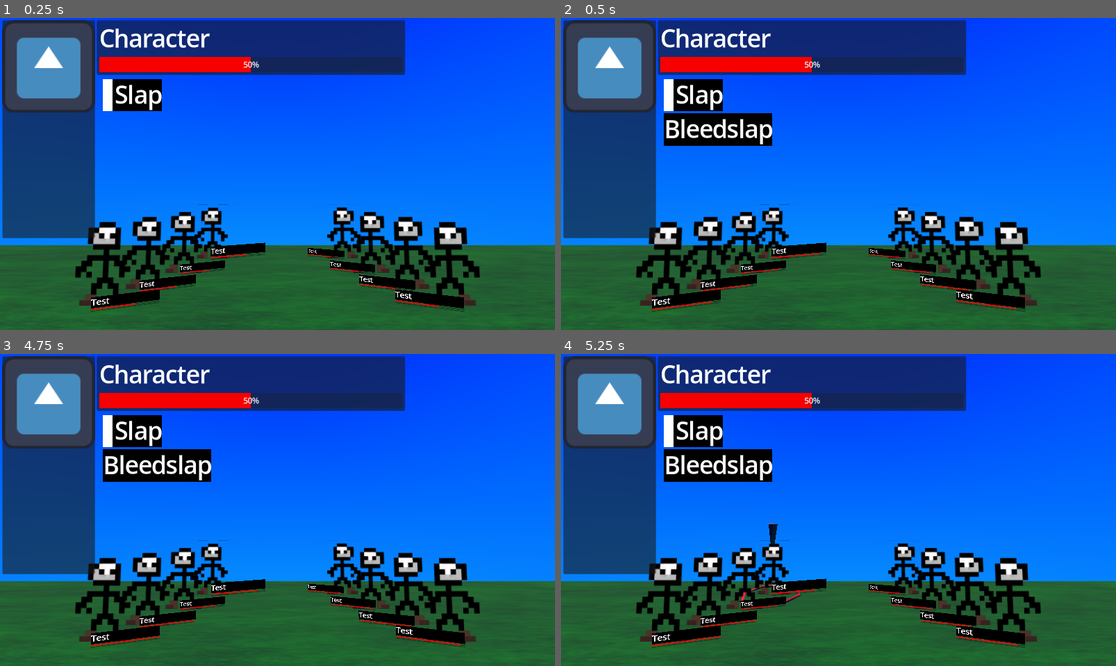
Above: before the commit, frames 1-4 (two rows, left to right).
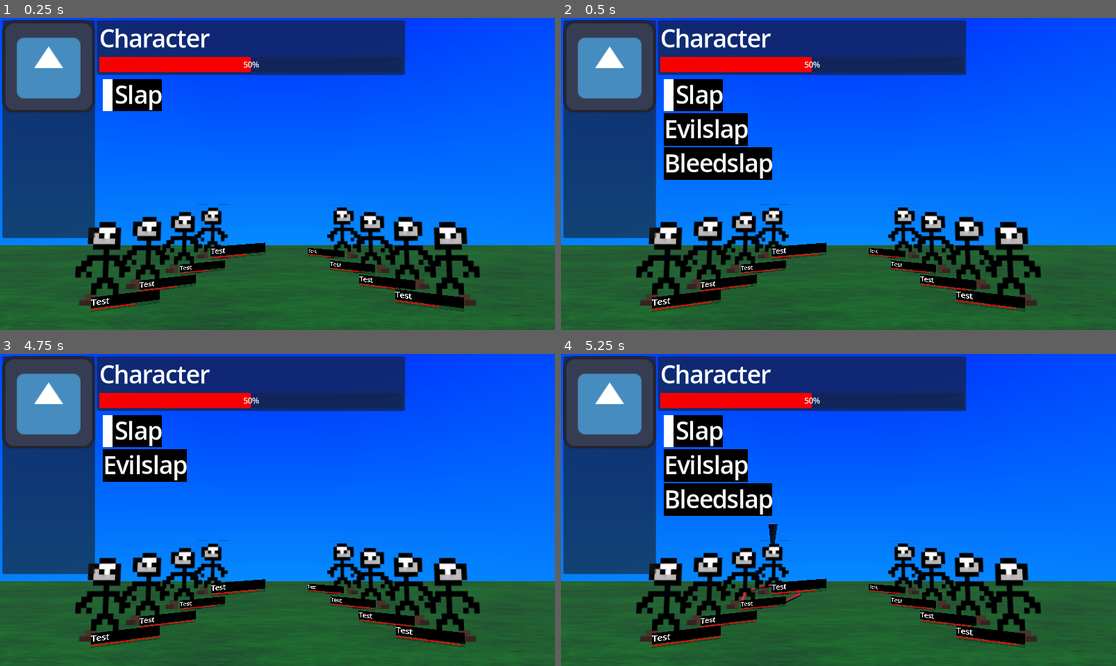
Above: after the commit, the same moments.

Repository: izzyn/MultiplayerCombatDemo
Game: Godot game, scene res://main.tscn
The game is run twice, just before and just after one commit, with the same random seed, the same clock (stepped at 60 frames per second) and the same inputs. The engine's default icon, where the game draws it, is replaced by a stand-in: a white triangle on a blue panel in a dark square.
Inputs:
- Up to frame 1 (0.25 s): no input
- Up to frame 2 (0.5 s): no input
- Up to frame 3 (4.75 s): tap Enter (Confirm) at 0.5, 1.35, 2.85, 3.5, 4.35 s; hold Down (NavigateUp) 0.53-1.28 s; hold Enter (Confirm) 0.53-1.28 s; hold Up (NavigateDown) 1.28-2.03 s; hold Enter (Confirm) 2.03-2.78 s; hold Down (NavigateUp) 2.03-3.53 s; hold Enter (Confirm) 3.53-4.28 s; hold Up (NavigateDown) from 3.53 s (still down)
- Up to frame 4 (5.25 s): keep holding Up (NavigateDown); hold Enter (Confirm) from 5.03 s (still down)

Frame 1 is identical in both runs. In frame 2, 3.0% of the frame differs, in the area x 18-39%, y 30-52%; in frame 3, 0.9%; in frame 4, 3.0%.

Commit message:
Statuses are dilly dally

Diff:
--- a/CharacterSprite.gd
+++ b/CharacterSprite.gd
@@ -44,7 +44,6 @@
 pass
 
 func attack_target_defocused():
-	print("Defocused")
 	moving_selection.visible = false
 	pass
 
@@ -61,7 +60,6 @@
 	pass
 
 func character_selected():
-	print("Selected")
 	get_node("UI/AnimationPlayer").play("Scale")
 	var attack_ui = get_node("Node/SubViewport/VBoxContainer/Attacks")
 	var ui_info = get_parent().get_parent().get_node("CanvasLayer/CharacterInfo")
@@ -69,7 +67,7 @@
 	for attack in range(character_agent.data.attack_ids.size()):
 			var instance = preload("res://UI/attack_button.tscn").instantiate()
 			instance.visible = false
-			instance.get_node("HBoxContainer/Attack_Name").text = GlobalData.attacks[character_agent.data.attack_ids[attack]].name
+			instance.get_node("HBoxContainer/Attack_Name").text = GlobalData.fetch_attack(character_agent.data.attack_ids[attack]).name
 			instance.actual_index = attack
 			if attack == 0:
 				instance.get_node("HBoxContainer/ColorRect").visible = true
--- a/CombatInputHandler.gd
+++ b/CombatInputHandler.gd
@@ -68,7 +68,7 @@
 				attack_index = 0
 			else:
 				attack_index += 1
-			focused_attack = GlobalData.attacks[selected_character.data.attack_ids[attack_index]]
+			focused_attack = GlobalData.fetch_attack(selected_character.data.attack_ids[attack_index])
 	if event.is_action_pressed("NavigateDown"):
 		if selected_attack:
 			if target_index == 0:
@@ -81,7 +81,7 @@
 				attack_index = selected_character.data.attack_ids.size()-1
 			else:
 				attack_index -= 1
-			focused_attack = GlobalData.attacks[selected_character.data.attack_ids[attack_index]]
+			focused_attack = GlobalData.fetch_attack(selected_character.data.attack_ids[attack_index])
 	if event.is_action_pressed("Confirm"):
 		if selected_attack:
 			if selected_attack.hits_all:
@@ -108,7 +108,6 @@
 				possible_targets = selected_attack.target_filter.eval(inputting_character, all_characters)
 			else:
 				possible_targets = all_characters.duplicate()
-			print(possible_targets.size())
 
 			if selected_attack.hits_all:
 				for i in possible_targets:
@@ -118,7 +117,6 @@
 			if possible_targets.size() == 0:
 				selected_attack = null
 				return
-			print(possible_targets.size())
 			focused_target = possible_targets[0]
 		else:
 			selected_character = focused_character
@@ -154,7 +152,7 @@
 	inputting_character = user
 	all_characters = characters
 	selected_character = user
-	focused_attack = GlobalData.attacks[user.data.attack_ids[0]]
+	focused_attack = GlobalData.fetch_attack(user.data.attack_ids[0])
 	var result = await input_sent
 	target_index = 0
 	attack_index = 0
--- a/Controllers/AIController.gd
+++ b/Controllers/AIController.gd
@@ -12,7 +12,7 @@
 	var rng = RandomNumberGenerator.new()
 	for attack_id in user.data.attack_ids:
 		var type_mult = 1
-		var attack = GlobalData.attacks[attack_id]
+		var attack = GlobalData.fetch_attack(attack_id)
 		if user.data.playstyle == user.data.Playstyle.Attack:
 			if attack.type == attack.Type.Attack:
 				type_mult = 2
--- a/Data/Effect/StatusGrantEffect.gd
+++ b/Data/Effect/StatusGrantEffect.gd
@@ -14,7 +14,11 @@
 func on_status_granted(target : CharacterAgent, caller, id : int):
 	if duration > 0:
 		var timer = CombatSimulator.create_turn_timeout(duration)
+		print("Binding")
+		print(id)
+
 		timer.timeout.connect(remove_status.bind(target, id))
+		timer.timeout.connect(print.bind("alala"))
 	target.data._statuses_changed.emit()
 	pass
 
@@ -24,7 +28,7 @@
 
 func enact(user : CharacterAgent, target : CharacterAgent, effectiveness : float):
 	var attack_id = Helper.get_uuid()
-	var status = GlobalData.statuses[status_id].duplicate_deep()
+	var status = GlobalData.fetch_status(status_id).duplicate_deep()
 	for t_status in target.data._statuses:
 		if t_status.id == status.id:
 			if status.stackable:
@@ -39,8 +43,9 @@
 	pass
 
 func remove_status(target : CharacterAgent, id : int):
+	print("Removing: ")
 	var found_status
-	var status = GlobalData.statuses[status_id]
+	var status = GlobalData.fetch_status(status_id)
 	for t_status in target.data._statuses:
 		if t_status.id == status.id:
 			found_status = t_status
--- a/Data/Filters/Filter.gd
+++ b/Data/Filters/Filter.gd
@@ -30,7 +30,6 @@
 	var data : Array[CharacterData] = []
 	for i in characters:
 		data.append(i.data)
-	print(agent_dict)
 	var actual = _data_eval(actor.data, data)
 	for i in actual:
 		result.append(agent_dict[i])
--- /dev/null
+++ b/Data/StatusEffects/StackSource.gd
@@ -0,0 +1,11 @@
+extends Resource
+
+var id : int
+
+var duration : int
+
+var duration_on_turn : int
+
+var duration_on_death : int
+
+var duration_on_hit : int
--- /dev/null
+++ b/Resources/Attacks/Bleedslap.tres
@@ -0,0 +1,19 @@
+[gd_resource type="Resource" script_class="AttackData" load_steps=8 format=3 uid="uid://b06efusxjsqqj"]
+
+[ext_resource type="Script" uid="uid://8pc3rvrfobyj" path="res://Data/secondary_effect.gd" id="1_ng3rc"]
+[ext_resource type="Script" uid="uid://chal40igpet32" path="res://Data/Effect/Effect.gd" id="2_e04ms"]
+[ext_resource type="Script" uid="uid://df3a3xyxvoio3" path="res://Data/Modifier.gd" id="3_2lpp3"]
+[ext_resource type="Script" uid="uid://dykhrjw5f14x0" path="res://Data/Effect/StatusGrantEffect.gd" id="3_e04ms"]
+[ext_resource type="Script" uid="uid://cvicm6h3smnkv" path="res://Data/ScaleFactor.gd" id="4_awel4"]
+[ext_resource type="Script" uid="uid://dev3bbs8234ul" path="res://AttackData.gd" id="5_8dbkp"]
+
+[sub_resource type="Resource" id="Resource_2lpp3"]
+script = ExtResource("3_e04ms")
+status_id = "Bleed"
+metadata/_custom_type_script = "uid://dykhrjw5f14x0"
+
+[resource]
+script = ExtResource("5_8dbkp")
+name = "Bleedslap"
+effects = Array[ExtResource("2_e04ms")]([SubResource("Resource_2lpp3")])
+metadata/_custom_type_script = "uid://dev3bbs8234ul"
--- /dev/null
+++ b/Resources/Attacks/EnemyAttacks/Evilslap.tres
@@ -0,0 +1,12 @@
+[gd_resource type="Resource" script_class="AttackData" load_steps=6 format=3 uid="uid://14hcie5qlmr6"]
+
+[ext_resource type="Script" uid="uid://8pc3rvrfobyj" path="res://Data/secondary_effect.gd" id="1_qsh42"]
+[ext_resource type="Script" uid="uid://chal40igpet32" path="res://Data/Effect/Effect.gd" id="2_knqn1"]
+[ext_resource type="Script" uid="uid://df3a3xyxvoio3" path="res://Data/Modifier.gd" id="3_xsvst"]
+[ext_resource type="Script" uid="uid://cvicm6h3smnkv" path="res://Data/ScaleFactor.gd" id="4_77ejf"]
+[ext_resource type="Script" uid="uid://dev3bbs8234ul" path="res://AttackData.gd" id="5_q7pji"]
+
+[resource]
+script = ExtResource("5_q7pji")
+name = "Evilslap"
+metadata/_custom_type_script = "uid://dev3bbs8234ul"
--- /dev/null
+++ b/Resources/Attacks/Slap.tres
@@ -0,0 +1,20 @@
+[gd_resource type="Resource" script_class="AttackData" load_steps=8 format=3 uid="uid://d32lbtyc777p5"]
+
+[ext_resource type="Script" uid="uid://8pc3rvrfobyj" path="res://Data/secondary_effect.gd" id="1_3g68l"]
+[ext_resource type="Script" uid="uid://chal40igpet32" path="res://Data/Effect/Effect.gd" id="2_50pkm"]
+[ext_resource type="Script" uid="uid://df3a3xyxvoio3" path="res://Data/Modifier.gd" id="3_8ryyp"]
+[ext_resource type="Script" uid="uid://b02gidehqotp1" path="res://Data/Effect/StatChange.gd" id="3_50pkm"]
+[ext_resource type="Script" uid="uid://cvicm6h3smnkv" path="res://Data/ScaleFactor.gd" id="4_sijjr"]
+[ext_resource type="Script" uid="uid://dev3bbs8234ul" path="res://AttackData.gd" id="5_cs3gk"]
+
+[sub_resource type="Resource" id="Resource_8ryyp"]
+script = ExtResource("3_50pkm")
+stat_name = "hp"
+amount = -10.0
+metadata/_custom_type_script = "uid://b02gidehqotp1"
+
+[resource]
+script = ExtResource("5_cs3gk")
+name = "Slap"
+effects = Array[ExtResource("2_50pkm")]([SubResource("Resource_8ryyp")])
+metadata/_custom_type_script = "uid://dev3bbs8234ul"
--- /dev/null
+++ b/Resources/Statuses/Bleed.tres
@@ -0,0 +1,12 @@
+[gd_resource type="Resource" script_class="Status" load_steps=5 format=3 uid="uid://cf4kvid6ydr27"]
+
+[ext_resource type="Script" uid="uid://8pc3rvrfobyj" path="res://Data/secondary_effect.gd" id="1_oggq8"]
+[ext_resource type="Texture2D" uid="uid://b8ab8ftgofddp" path="res://icon.svg" id="2_40oge"]
+[ext_resource type="Script" uid="uid://df3a3xyxvoio3" path="res://Data/Modifier.gd" id="2_noqe1"]
+[ext_resource type="Script" uid="uid://bdb4e3ya8xhhl" path="res://Data/StatusEffects/Status.gd" id="3_40oge"]
+
+[resource]
+script = ExtResource("3_40oge")
+id = "Bleed"
+icon = ExtResource("2_40oge")
+metadata/_custom_type_script = "uid://bdb4e3ya8xhhl"
--- a/combat_simulator.gd
+++ b/combat_simulator.gd
@@ -22,11 +22,6 @@
 			turn_changed.emit(turn)
 		var actor = turn_order.pop_front()
 		var action = await actor.controller.request_action(actor, local_participants)
-		print(actor.controller is AIController)
-		print(action)
-		if action is ActionError:
-			print("ERRROROROROR")
-		print(action.user.controller is AIController)
 		action.action.use_attack(action.user, action.targets)
 	pass
 
--- a/global_Data.tscn
+++ b/global_Data.tscn
@@ -1,55 +1,6 @@
-[gd_scene load_steps=16 format=3 uid="uid://b4l2iqg50o5t7"]
+[gd_scene load_steps=2 format=3 uid="uid://b4l2iqg50o5t7"]
 
 [ext_resource type="Script" uid="uid://6nlvkv7ihk2l" path="res://global_data.gd" id="1_skedm"]
-[ext_resource type="Script" uid="uid://dev3bbs8234ul" path="res://AttackData.gd" id="3_uldo6"]
-[ext_resource type="Script" uid="uid://8pc3rvrfobyj" path="res://Data/secondary_effect.gd" id="4_oobpn"]
-[ext_resource type="Script" uid="uid://chal40igpet32" path="res://Data/Effect/Effect.gd" id="4_xko1c"]
-[ext_resource type="Script" uid="uid://b02gidehqotp1" path="res://Data/Effect/StatChange.gd" id="5_2a7t3"]
-[ext_resource type="Script" uid="uid://df3a3xyxvoio3" path="res://Data/Modifier.gd" id="6_nbe0f"]
-[ext_resource type="Script" uid="uid://cvicm6h3smnkv" path="res://Data/ScaleFactor.gd" id="7_48yt8"]
-[ext_resource type="Script" uid="uid://dykhrjw5f14x0" path="res://Data/Effect/StatusGrantEffect.gd" id="8_48yt8"]
-[ext_resource type="Script" uid="uid://bdb4e3ya8xhhl" path="res://Data/Effect/Status.gd" id="9_vkuqw"]
-[ext_resource type="Texture2D" uid="uid://b8ab8ftgofddp" path="res://icon.svg" id="10_armbh"]
-
-[sub_resource type="Resource" id="Resource_oobpn"]
-script = ExtResource("5_2a7t3")
-stat_name = "hp"
-amount = -10.0
-metadata/_custom_type_script = "uid://b02gidehqotp1"
-
-[sub_resource type="Resource" id="Resource_y0q0t"]
-script = ExtResource("3_uldo6")
-id = "Slap"
-name = "Slap"
-effects = Array[ExtResource("4_xko1c")]([SubResource("Resource_oobpn")])
-metadata/_custom_type_script = "uid://dev3bbs8234ul"
-
-[sub_resource type="Resource" id="Resource_krlx0"]
-script = ExtResource("8_48yt8")
-status_id = "Bleed"
-duration = 1
-metadata/_custom_type_script = "uid://dykhrjw5f14x0"
-
-[sub_resource type="Resource" id="Resource_2a7t3"]
-script = ExtResource("3_uldo6")
-id = "Bleedslap"
-name = "Bleedslap"
-effects = Array[ExtResource("4_xko1c")]([SubResource("Resource_krlx0")])
-metadata/_custom_type_script = "uid://dev3bbs8234ul"
-
-[sub_resource type="Resource" id="Resource_pqooh"]
-script = ExtResource("9_vkuqw")
-id = "Bleed"
-stackable = true
-icon = ExtResource("10_armbh")
-metadata/_custom_type_script = "uid://bdb4e3ya8xhhl"
 
 [node name="GlobalData" type="Node"]
 script = ExtResource("1_skedm")
-attacks = Dictionary[String, ExtResource("3_uldo6")]({
-"Bleedslap": SubResource("Resource_2a7t3"),
-"Slap": SubResource("Resource_y0q0t")
-})
-statuses = Dictionary[String, ExtResource("9_vkuqw")]({
-"Bleed": SubResource("Resource_pqooh")
-})
--- a/global_data.gd
+++ b/global_data.gd
@@ -7,10 +7,8 @@
 @export
 var enemies : Dictionary[String, CharacterData]
 
+func fetch_attack(path : String) -> AttackData:
+	return load("res://Resources/Attacks/" + path + ".tres")
 
-@export_category("Attacks & Statuses")
-@export
-var attacks : Dictionary[String, AttackData]
-
-@export
-var statuses : Dictionary[String, Status]
+func fetch_status(path : String) -> Status:
+	return load("res://Resources/Statuses/" + path + ".tres")
--- a/main.tscn
+++ b/main.tscn
@@ -52,7 +52,7 @@
 normal_defence = SubResource("Resource_074og")
 magic_defence = SubResource("Resource_2cqfq")
 speed = SubResource("Resource_cegan")
-attack_ids = Array[String](["Slap", "Bleedslap"])
+attack_ids = Array[String](["Slap", "EnemyAttacks/Evilslap", "Bleedslap"])
 metadata/_custom_type_script = "uid://nf1cqa55mvbc"
 
 [sub_resource type="Resource" id="Resource_qsp4k"]
Not shown, added: Data/StatusEffects/StackSource.gd.uid
Renamed: Data/Effect/Status.gd -> Data/StatusEffects/Status.gd
Renamed: Data/Effect/Status.gd.uid -> Data/StatusEffects/Status.gd.uid
